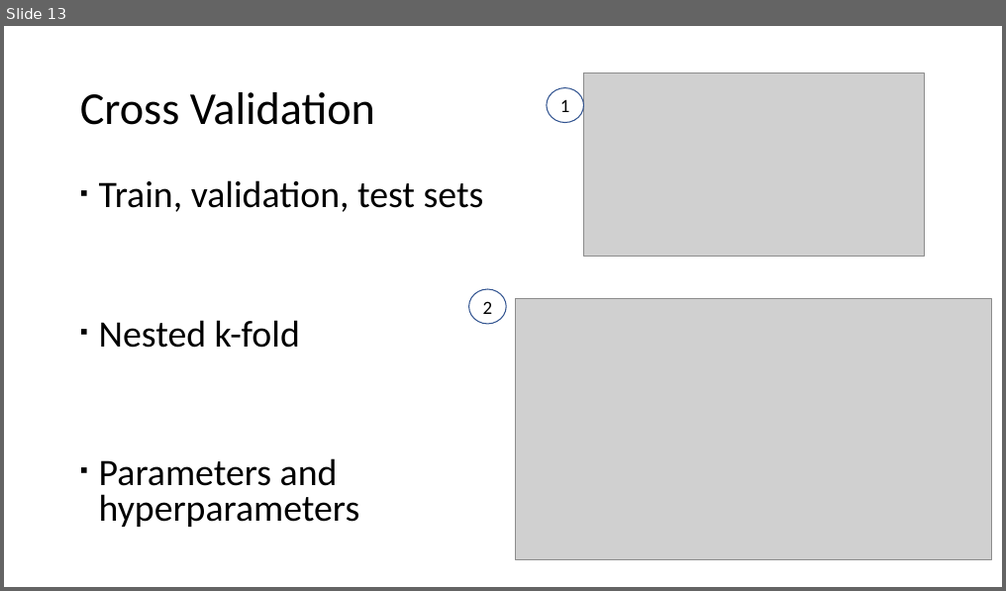
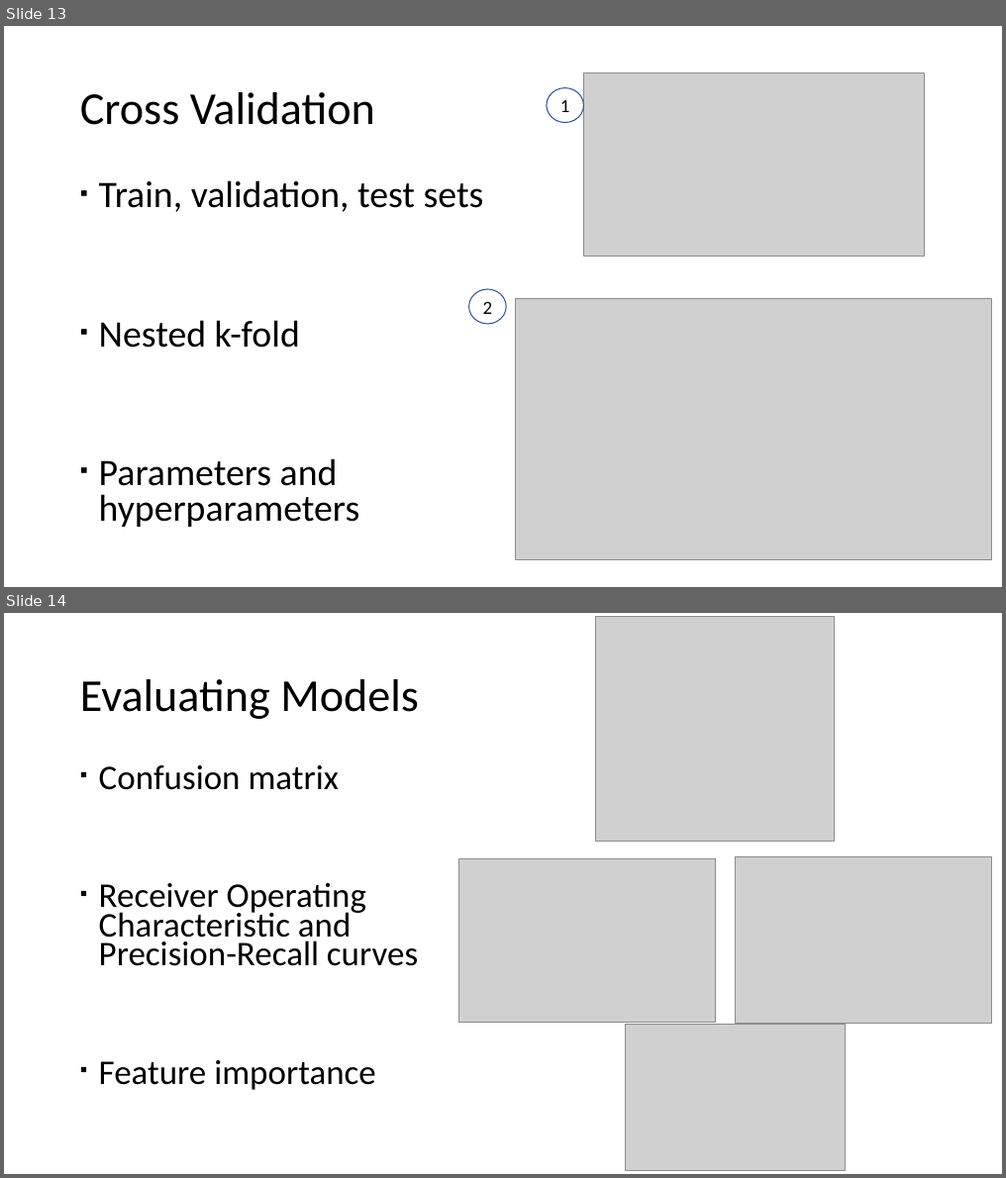
Before and after one commit to andy-j-block/census_income_predictions, a slide deck: slide_deck.pptx. Shown one above the other, each under a label of ours: slide 13 before the commit, slides 13 and 14 after it. The pictures are 1006x591 and 1006x1178 pixels, drawn with LibreOffice and Linux fonts; fonts in the diff are those of the drawing; grey boxes stand for pictures. Boxes give left, top, right and bottom in pixels: in the first picture for what was removed or moved away, otherwise in the second. Text is boxed around its words. In the diff, an @@ line names an element or a change of style, - is before the commit and + after.

```diff
--- a/slide_deck.pptx
+++ b/slide_deck.pptx
@@ slide 14 added at [4,613,1002,1174], background #FFFFFF @@
@@ picture added at [595,617,835,842] @@
@@ title added at [80,679,419,719], 44 pt, text #000000 @@
+Evaluating Models
@@ text added at [99,765,418,1090], 33.3 pt, text #000000 @@
+▪ Confusion matrix
+▪ Receiver Operating Characteristic and Precision-Recall curves
+▪ Feature importance
@@ picture added at [458,859,715,1023] @@
@@ picture added at [736,858,992,1023] @@
@@ picture added at [626,1025,846,1170] @@
```
Also in this commit, not shown: 3 slides changed, 1 slide removed, 1 other file.
